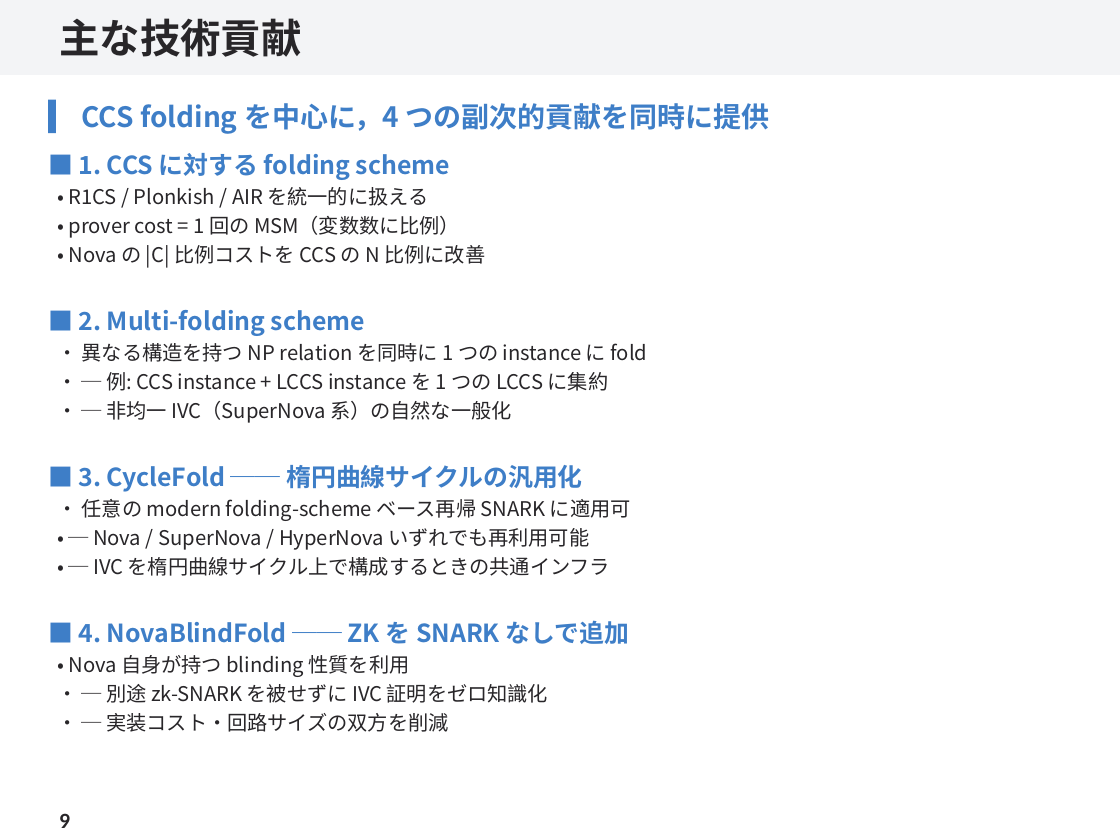
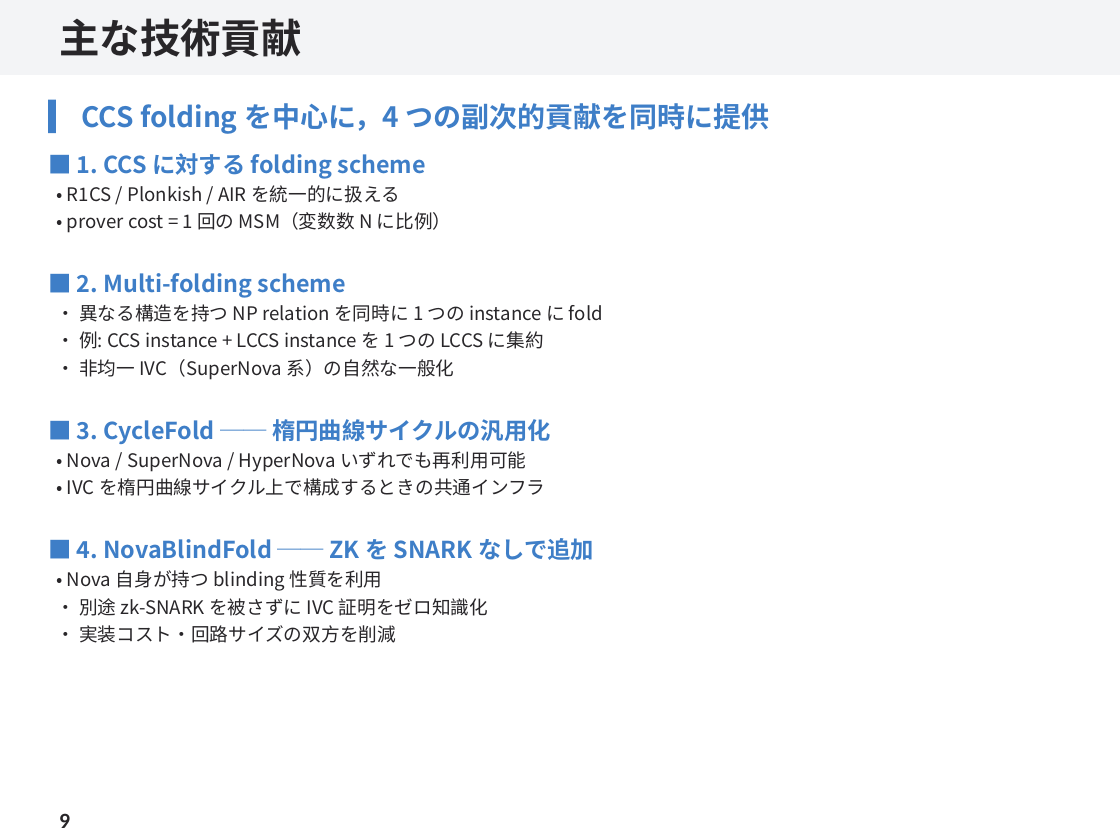
Before and after one commit to SMRI2170/rinkou-hypernova, a slide deck: slide 9 of docs/pptx/hypernova-rinkou.pptx. Drawn at 1120x840 pixels with LibreOffice and Linux fonts; fonts in the diff are those of the drawing. Boxes give left, top, right and bottom in pixels: in the first picture for what was removed or moved away, otherwise in the second. Text is boxed around its words. In the diff, an @@ line names an element or a change of style, - is before the commit and + after.

```diff
--- a/docs/pptx/hypernova-rinkou.pptx
+++ b/docs/pptx/hypernova-rinkou.pptx
@@ text at [67, 153, 603, 591]: size 16 to 15 pt in "■ 1. CCS に対する folding scheme", "■ 2. Multi-folding scheme", "■ 3. CycleFold ── 楕円曲線サイクルの汎用化", "■ 4. NovaBlindFold ── ZK を SNARK ..."; size 13 to 12 pt in "• R1CS / Plonkish / AIR を統一的に扱える", "• 異なる構造を持つ NP relation を同時に 1 つの ...", "• Nova 自身が持つ blinding 性質を利用" @@
@@ text at [67, 212, 452, 233]: text changed; size 13 to 12 pt @@
-  • prover cost = 1 回の MSM（変数数に比例）
-  • Nova の |C| 比例コストを CCS の N 比例に改善
+  • prover cost = 1 回の MSM（変数数 N に比例）
@@ text at [79, 331, 544, 380]: text changed; size 13 to 12 pt @@
-  • ─ 例: CCS instance + LCCS instance を 1 つの LCCS に集約
-  • ─ 非均一 IVC（SuperNova 系）の自然な一般化
+  • 例: CCS instance + LCCS instance を 1 つの LCCS に集約
+  • 非均一 IVC（SuperNova 系）の自然な一般化
@@ text at [67, 451, 545, 496]: text changed; size 13 to 12 pt @@
-  • 任意の modern folding-scheme ベース再帰 SNARK に適用可
-  • ─ Nova / SuperNova / HyperNova いずれでも再利用可能
-  • ─ IVC を楕円曲線サイクル上で構成するときの共通インフラ
+  • Nova / SuperNova / HyperNova いずれでも再利用可能
+  • IVC を楕円曲線サイクル上で構成するときの共通インフラ
@@ text at [79, 598, 488, 643]: text changed; size 13 to 12 pt @@
-  • ─ 別途 zk-SNARK を被せずに IVC 証明をゼロ知識化
-  • ─ 実装コスト・回路サイズの双方を削減
+  • 別途 zk-SNARK を被さずに IVC 証明をゼロ知識化
+  • 実装コスト・回路サイズの双方を削減
```
Also in this commit, not shown: 5 other slides changed, 6 other files.
